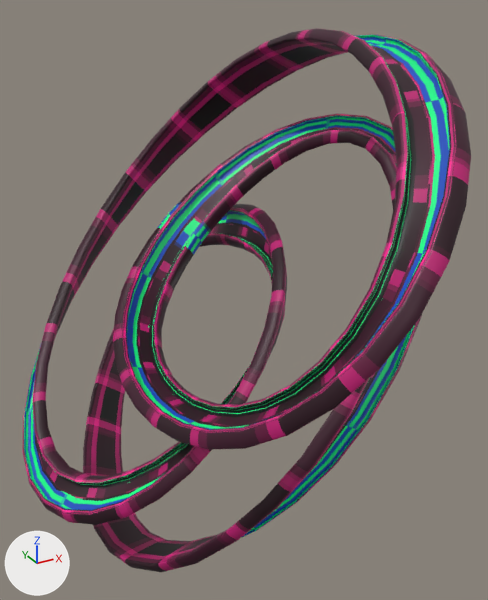
Before and after pictures for a commit that changed the Blender file Mesh/raceway 9.blend.
Before and after are seen from a 50 mm lens placed at (-170.0, -352.0, 170.0), pointed at (18.0, -10.0, 0.0). Every picture has the same lights, and +X, +Y and +Z are marked at lower left. The first picture is the older version.

Before the edit, the objects in view are built like this:
```python
me_béziercircle = bpy.data.meshes.new('BézierCircle')
me_béziercircle.from_pydata(...)  # 792 vertices, 792 faces; spans x -0.83..0.85, y -0.88..0.87, z -0.91..0.95
me_béziercircle.polygons.foreach_set('use_smooth', [True] * 792)
# faces by material slot: [144, 648]
me_béziercircle.materials.append(mat_material_001)  # picture img_raceway_9
me_béziercircle.materials.append(mat_material_002)  # picture img_raceway_9
ob_raceway_9 = bpy.data.objects.new('Raceway 9', me_béziercircle)
ob_raceway_9.location = (0.0, 0.0, 0.0)
ob_raceway_9.rotation_euler = (3.299, 0.0, -0.785)  # degrees (189, 0, -45)
ob_raceway_9.scale = (172.0, 172.0, 172.0)
_m = ob_raceway_9.modifiers.new('Subdivision', 'SUBSURF')
_m.levels = 3
```
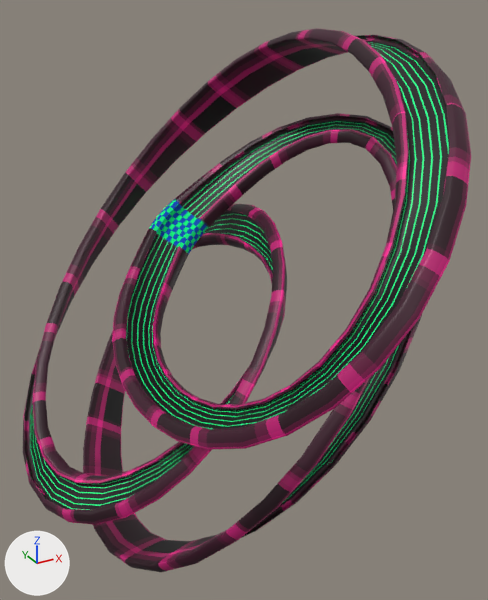
The change, as a diff of the scene's bpy script:
```diff
--- a/Mesh/raceway 9.blend.py
+++ b/Mesh/raceway 9.blend.py
@@ mat_checkered @@
+mat_checkered = principled_material('checkered')
+mat_checkered.texture = img_raceway_9
+mat_checkered.roughness = 1.0
@@ me_béziercircle @@
 # used by ob_raceway_9; location = (0.0, 0.0, 0.0); rotation_euler = (3.299, 0.0, -0.785), in degrees (189, 0, -45); scale = (172.0, 172.0, 172.0)
-me_béziercircle.from_pydata(...)  # 792 vertices, 792 faces; spans x -0.83..0.85, y -0.88..0.87, z -0.91..0.95
+me_béziercircle.from_pydata(...)  # 858 vertices, 858 faces; spans x -0.83..0.85, y -0.88..0.87, z -0.91..0.95
+# me_béziercircle part 1
+# 23 vertices are removed from x -0.37..-0.19, y -0.41..-0.35, z -0.13..-0.03
+# 66 faces are deleted
+# 1 vertex moves within x -0.21, y -0.35, z -0.07
+# 84 vertices are added at x -0.38..-0.14, y -0.45..-0.3, z -0.18..0.01
+# 5 new vertices lie (-0.02, 0.05, 0.03) away from vertices in x -0.34..-0.31, y -0.38..-0.37, z -0.13..-0.12
+# 66 new faces join them, mat_checkered (picture img_raceway_9)
+# 54 new faces join them, mat_material_002 (picture img_raceway_9)
+# 12 new faces join them, mat_material_001 (picture img_raceway_9)
+# me_béziercircle part 2: 572 kept faces spanning x -0.83..0.85, y -0.88..0.87, z -0.91..0.95 get new texture (UV) coordinates
 me_béziercircle.materials.append(mat_material_001)
 me_béziercircle.materials.append(mat_material_002)
+me_béziercircle.materials.append(mat_checkered)  # picture img_raceway_9
```

Boxes (x1, y1, x2, y2) around the edits, measured in the pictures (488 x 600 px):
part 1 of me_béziercircle, cut back
    before: (115, 130, 284, 330)
    after: (114, 128, 287, 333)
part 2 of me_béziercircle, surface changed
    both: (23, 35, 471, 566)
